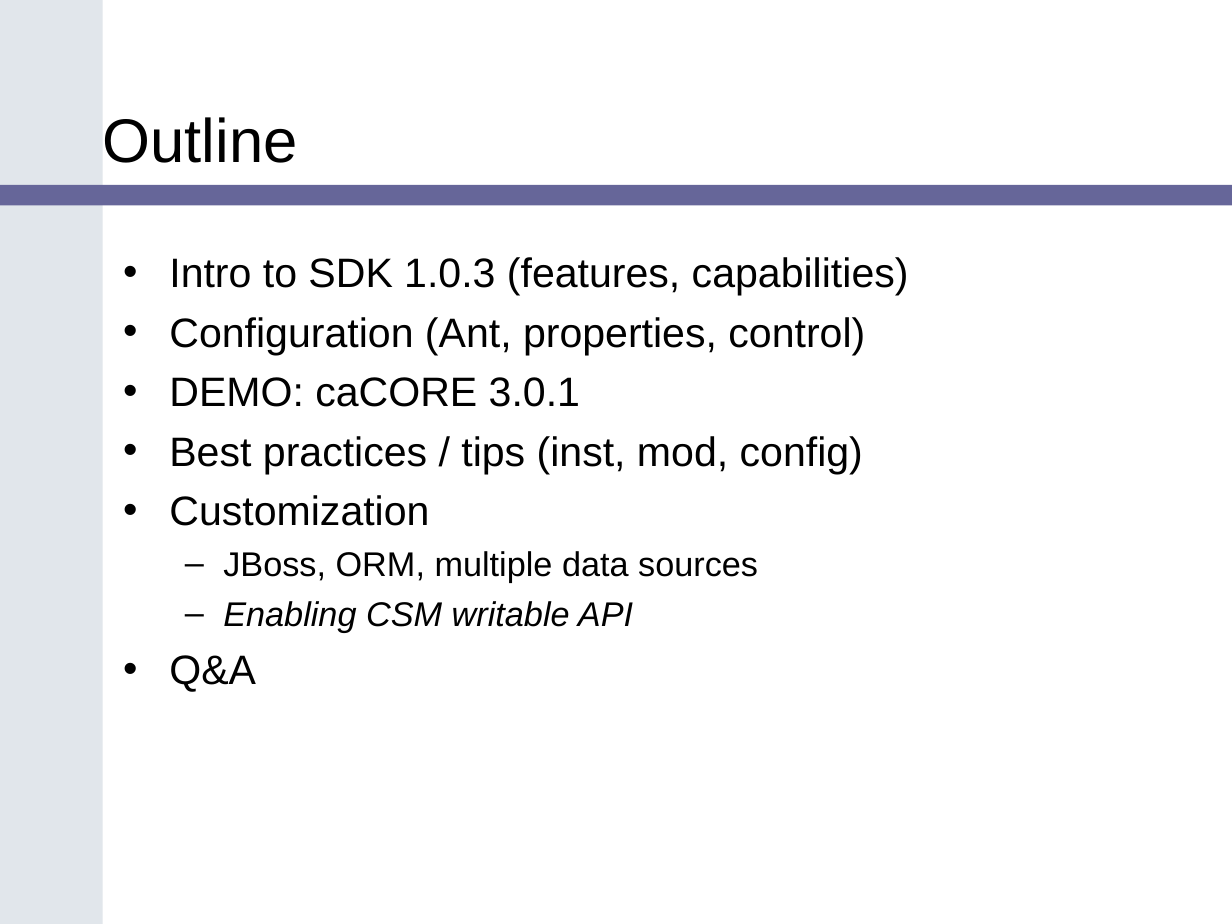
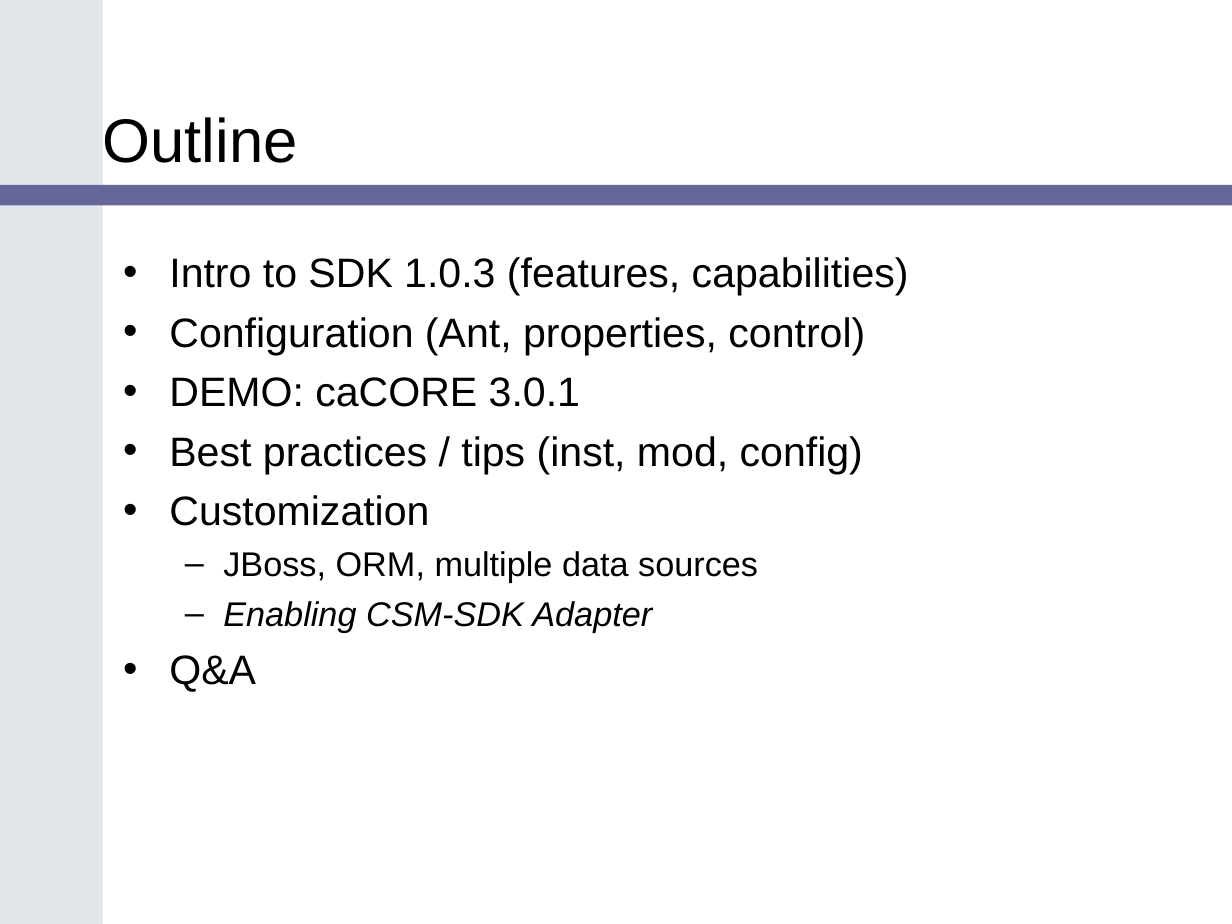
Before and after one commit to CBIIT/common-security-module-docs, a slide deck: slide 3 of Presentations/SDK_Bootcamp_CSM_v1.ppt. Drawn at 1232x924 pixels with LibreOffice and Linux fonts; fonts in the diff are those of the drawing; background and template pictures are left out. Boxes give left, top, right and bottom in pixels: in the first picture for what was removed or moved away, otherwise in the second. Text is boxed around its words. In the diff, an @@ line names an element or a change of style, - is before the commit and + after.

```diff
--- a/Presentations/SDK_Bootcamp_CSM_v1.ppt
+++ b/Presentations/SDK_Bootcamp_CSM_v1.ppt
@@ text at box(223, 601, 652, 632): text changed @@
-  – Enabling CSM writable API
+  – Enabling CSM-SDK Adapter
```
Also in this commit, not shown: 2 other slides changed, 2 other files.
